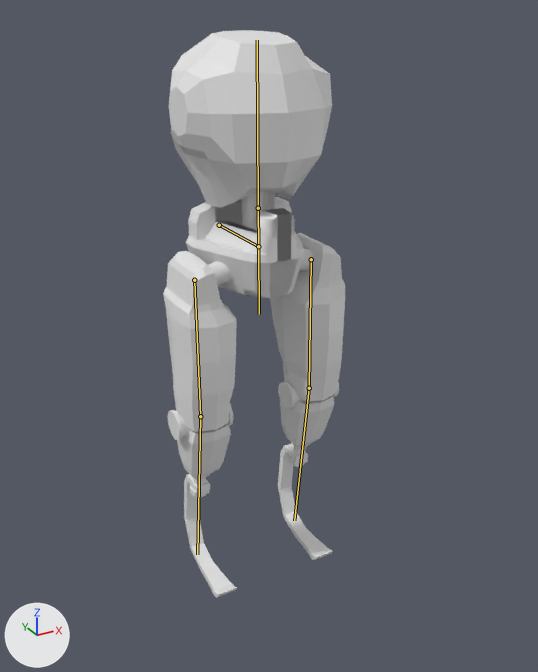
The FBX model FPS_Team4/Assets/Jesse Nance/Models/Player_Robot_FPS.fbx as it was, and as the next commit left it.
The view is the same before and after, from a camera (50 mm lens) standing at (-2.0, -3.77, 3.61) and looking at (-0.05, -0.21, 1.84). The lights are fixed; the arrows at lower left show +X, +Y and +Z. The older version comes first. The bones that change, and the others that lie on the model, are drawn over the model as lines.

The first picture shows 'Body_Model'.
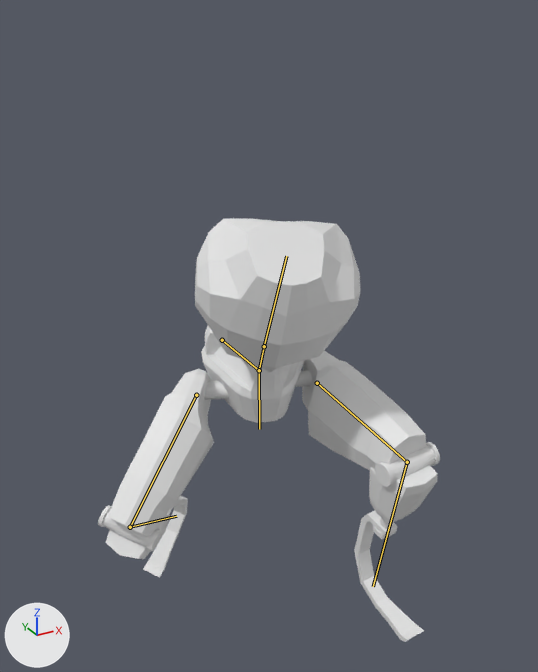
The newer file adds an action. The first version stands in its rest pose; the second is drawn at frame 1 of the action 'Armature|Crouch'.

Location of each change, (x1, y1, x2, y2) in pixels of the pictures (538 x 672 px):
'Body_Model', posed (87% wider, 26% shorter)
    before: (163, 30, 345, 597)
    after: (98, 219, 440, 641)
bone 'Base_Jnt', root to tip
    before: (219, 225) to (258, 246)
    after: (222, 340) to (259, 370)
bone 'Spine1_Jnt', root to tip
    before: (258, 246) to (258, 208)
    after: (259, 370) to (264, 346)
bone 'Spine2_Jnt', root to tip
    before: (258, 208) to (257, 40)
    after: (264, 346) to (286, 256)
bone 'Hip_Jnt', root to tip
    before: (258, 246) to (259, 314)
    after: (259, 370) to (259, 429)
bone 'Lft_Leg_Upper_Jnt', root to tip
    before: (311, 259) to (309, 388)
    after: (317, 383) to (407, 462)
bone 'Lft_Leg_Lower_Jnt', root to tip
    before: (309, 388) to (294, 520)
    after: (407, 462) to (373, 586)
bone 'Rt_Leg_Upper_Jnt', root to tip
    before: (194, 280) to (200, 416)
    after: (196, 395) to (130, 527)
bone 'Rt_Leg_Lower_Jnt', root to tip
    before: (200, 416) to (197, 554)
    after: (130, 527) to (176, 516)

What the commit changed:
Bone 'Base_Jnt' (bone_base_jnt) moves from (0.0, 0.0, 0.0) to (0.0, 0.0, 0.82).
Bone 'Spine1_Jnt' (bone_spine1_jnt) turns from (0, 0, 0) to (28, -24, -7) degrees about its own x, y and z.
Bone 'Spine2_Jnt' (bone_spine2_jnt) turns from (0, 0, 0) to (10, 3, 1) degrees about its own x, y and z.
Bone 'Hip_Jnt' (bone_hip_jnt) turns from (0, 0, 0) to (0, 17, 0) degrees about its own x, y and z.
Bone 'Lft_Leg_Upper_Jnt' (bone_lft_leg_upper_jnt) turns from (0, 0, 0) to (-20, 1, 81) degrees about its own x, y and z.
Bone 'Lft_Leg_Lower_Jnt' (bone_lft_leg_lower_jnt) turns from (0, 0, 0) to (0, 0, -89) degrees about its own x, y and z.
Bone 'Rt_Leg_Upper_Jnt' (bone_rt_leg_upper_jnt) turns from (0, 0, 0) to (33, 11, 43) degrees about its own x, y and z.
Bone 'Rt_Leg_Lower_Jnt' (bone_rt_leg_lower_jnt) turns from (0, 0, 0) to (0, 0, -91) degrees about its own x, y and z.
